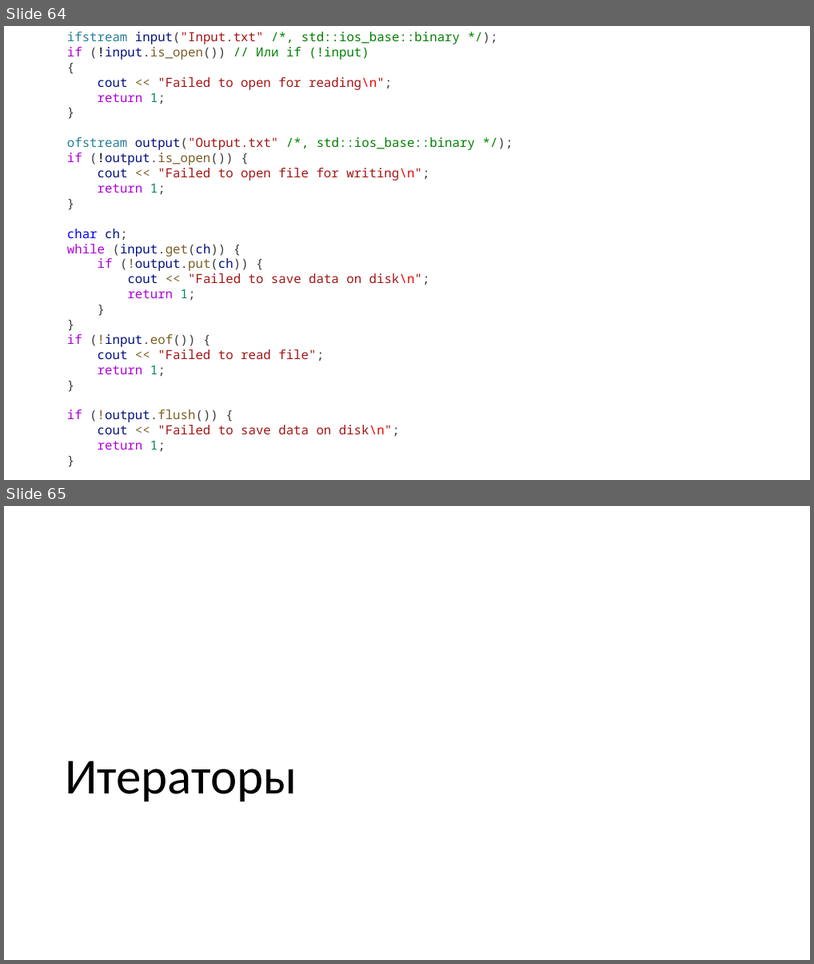
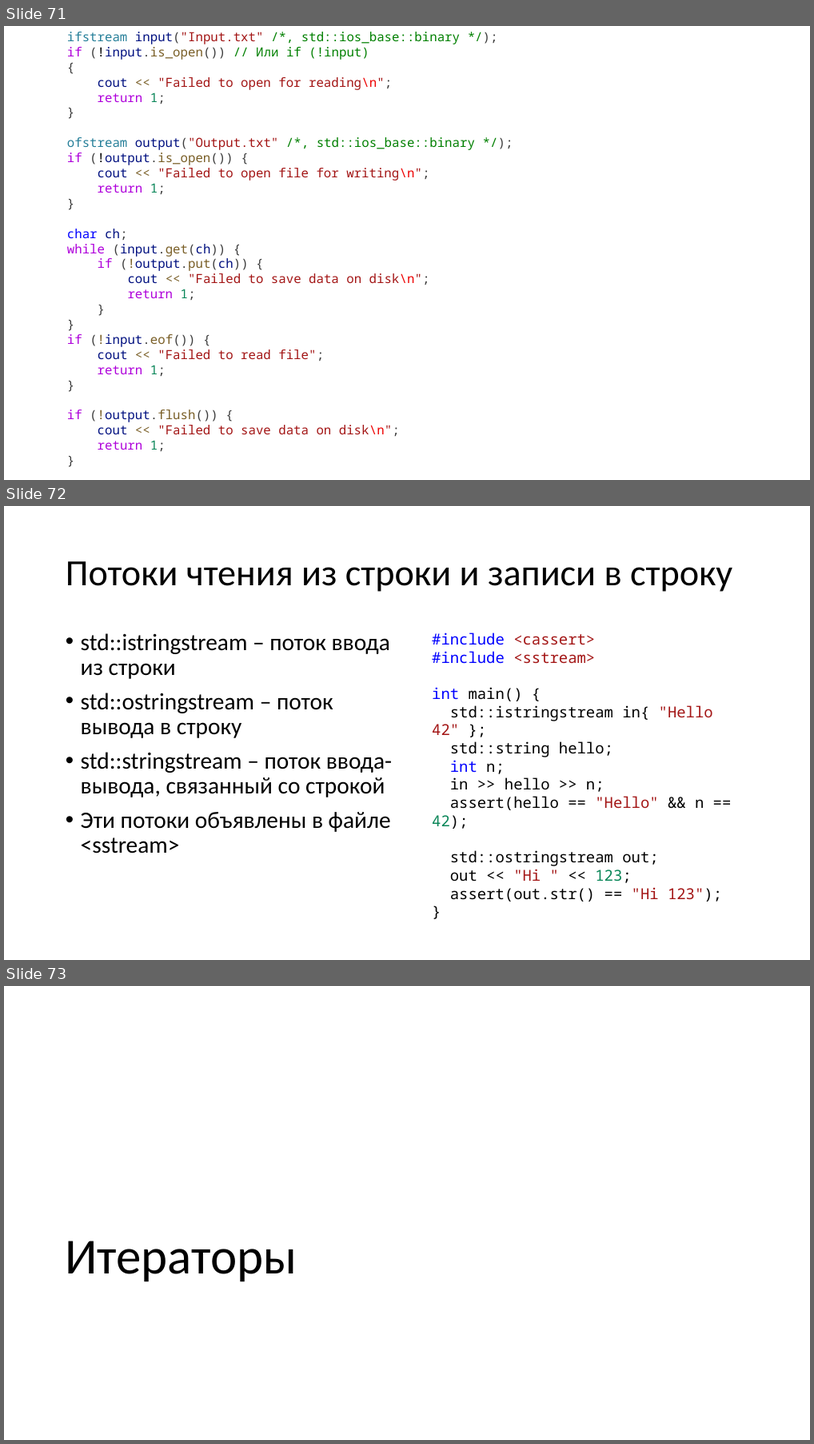
Before and after one commit to alexey-malov/oop, a slide deck: lectures/01/Стандартная библиотека.pptx. Shown one above the other, each under a label of ours: slides 64 and 65 before the commit, slides 71, 72 and 73 after it. The pictures are 814x964 and 814x1444 pixels, drawn with LibreOffice and Linux fonts; fonts in the diff are those of the drawing. Boxes give left, top, right and bottom in pixels: in the first picture for what was removed or moved away, otherwise in the second. Text is boxed around its words. In the diff, an @@ line names an element or a change of style, - is before the commit and + after.

```diff
--- a/lectures/01/Стандартная библиотека.pptx
+++ b/lectures/01/Стандартная библиотека.pptx
@@ slide 72 added at [4,506,810,960], background #FFFFFF @@
@@ title added at [66,561,733,592], 44 pt, text #000000 @@
+Потоки чтения из строки и записи в строку
@@ text added at [81,633,392,853], 28 pt, text #000000 @@
+• std::istringstream – поток ввода из строки
+• std::ostringstream – поток вывода в строку
+• std::stringstream – поток ввода-вывода, связанный со строкой
+• Эти потоки объявлены в файле <sstream>
@@ text added at [432,632,722,901], 18 pt, text #000000 @@
+#include <cassert>
+#include <sstream>
+int main() {
+std::istringstream in{ "Hello 42" };
+std::string hello;
+int n;
+in >> hello >> n;
+assert(hello == "Hello" && n == 42);
+std::ostringstream out;
+out << "Hi " << 123;
+assert(out.str() == "Hi 123");
+}
@@ what was slide 64 is now slide 71 @@
@@ what was slide 65 is now slide 73 @@
```
Also in this commit, not shown: 9 slides changed, 10 other slides added, 2 slides removed.
